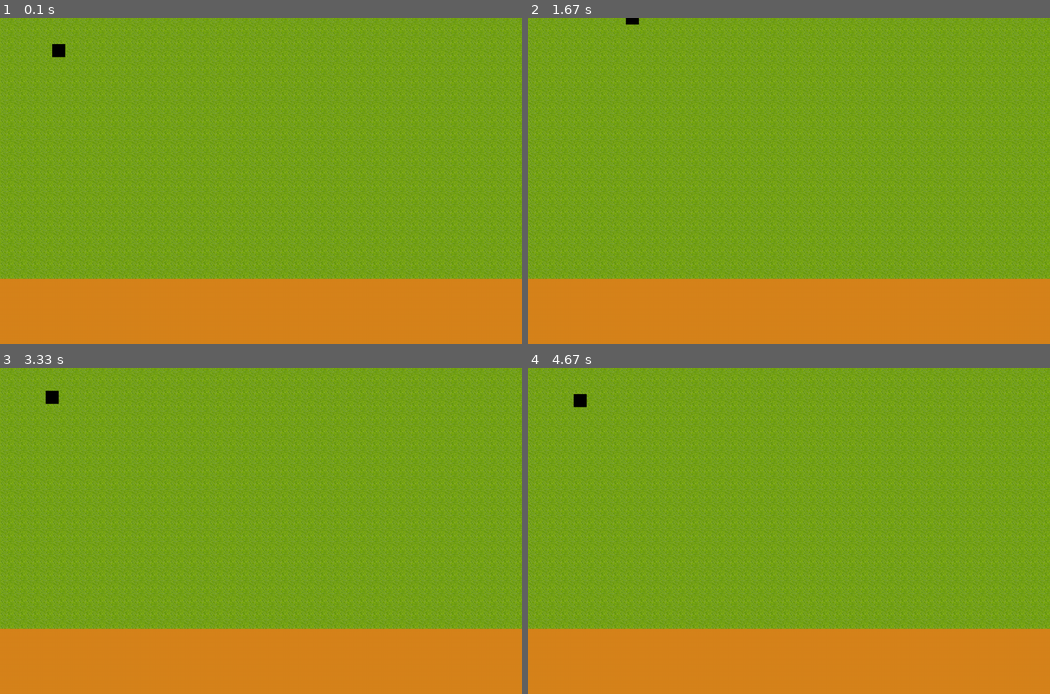
Above: before the commit, frames 1-4 (two rows, left to right).
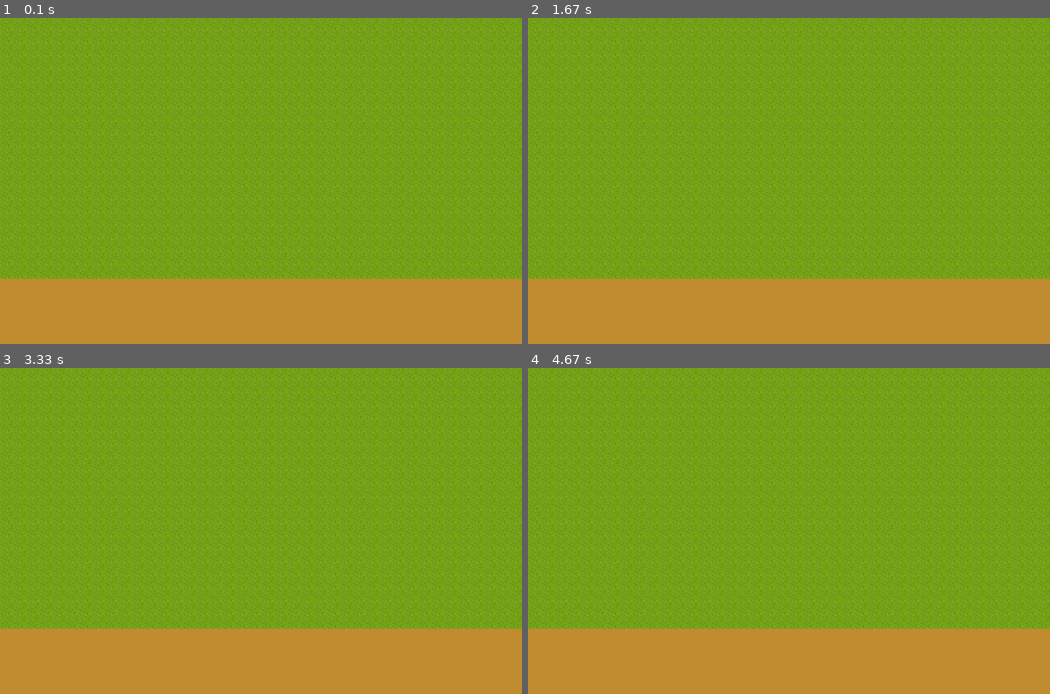
Above: after the commit, the same moments.

Repository: antoinebnm/Pygame-Project-23
Game: pygame game, started from main.py
Same seed, same stepped clock (60 frames per second), same inputs: the game is played once before the commit and once after it.
Inputs:
- Up to frame 1 (0.1 s): no input
- Up to frame 2 (1.67 s): hold R 0.33-0.8 s; hold Right 0.33-0.8 s; hold Up from 1.33 s (still down)
- Up to frame 3 (3.33 s): release Up at 1.8 s; hold Left 2.33-2.87 s; hold Down from 2.9 s (still down)
- Up to frame 4 (4.67 s): release Down at 3.37 s

The runs differ from the first frame. In frame 1, 0.1% of the frame differs, in the area x 10-13%, y 8-13%; in frame 2, less than 0.1%; in frame 3, 0.1%, in the area x 8-12%, y 6-12%; in frame 4, 0.1%.

Commit message:
modified .gitignore & stable version (without player sprite)

Diff:
--- a/config.py
+++ b/config.py
@@ -15,6 +15,7 @@
 TILE_MARGIN = 0
 
 SPRITE_SIZE = 64
+PLAYER_CHARACTER = 'knight'
 
 FPS = 60
 
--- a/main.py
+++ b/main.py
@@ -11,7 +11,7 @@
         pygame.init()
         self.window = pygame.display.set_mode((SCREEN_WIDTH, SCREEN_HEIGHT + LOWER_MARGIN))
         self.screen = pygame.rect.Rect(0, 0, SCREEN_WIDTH, SCREEN_HEIGHT)
-        self.window.fill(pygame.Color(215, 132, 28, 60))
+        self.window.fill(pygame.Color(195, 142, 50, 60))
         self.clock = pygame.time.Clock()
         self.running = True
 
@@ -25,21 +25,21 @@
 
     def new_game(self):
         self.playing = True
-        self.all_sprites = pygame.sprite.LayeredUpdates()
-        self.player = Player(self, 4, 2)
+        self.player = Player(0,10)
 
     def draw_window(self):
         self.window.fill(pygame.Color(0,0,0), self.screen)
-
-        if self.keys[pygame.K_r]:
-            self.random_tiles()
 
         for i in range(self.screen.left, self.screen.right, TILE_SIZE):
             for j in range(self.screen.top, self.screen.bottom, TILE_SIZE):
                 self.window.blit(self.tiles.get_tile(8, 2), (i, j))
 
+        if self.keys[pygame.K_r]:
+            self.random_tiles()
+
         # Load ALL Sprite at the very end ==> else : will not appear on screen
-        self.all_sprites.draw(self.window)
+        self.player.update()
+        self.player.draw_sprite()
         # ___________________________________
 
         pygame.display.flip()
@@ -51,14 +51,14 @@
                 self.playing = False
                 self.running = False
                 pygame.quit()
-                quit()
 
         self.keys = pygame.key.get_pressed()
 
     # Update the game state based on user input and object behavior
     def update(self):
-        self.all_sprites.update()
-        pygame.display.set_caption("{:.2f} FPS".format(self.clock.get_fps()))
+
+        #pygame.display.set_caption("{:.2f} FPS".format(self.clock.get_fps()))
+        pass
 
     # Main game loop
     def main(self):
--- a/sprites.py
+++ b/sprites.py
@@ -2,44 +2,73 @@
 from config import *
 
 path = os.path.dirname(__file__) + "/sprites/"
+screen = pygame.rect.Rect(0, 0, SCREEN_WIDTH, SCREEN_HEIGHT)
+game_screen = pygame.surface.Surface((SCREEN_WIDTH, SCREEN_HEIGHT))
 
-class Player(pygame.sprite.Sprite):
-    def __init__(self, game, x, y):
-        self.game = game
+class Player():
+    def __init__(self, x, y):
         self._layer = PLAYER_LAYER
-        self.groups = self.game.all_sprites
-        pygame.sprite.Sprite.__init__(self, self.groups)
 
         self.x = x * TILE_SIZE
         self.y= y * TILE_SIZE
         self.w = TILE_SIZE
         self.h = TILE_SIZE
 
+        self.player_pos = (self.x, self.y)
+
         self.x_move = 0
         self.y_move = 0
         self.player_facing = "down"
 
-        self.image = pygame.Surface([self.w, self.h])
-        self.rect = self.image.get_rect()
-        self.rect.x = self.x
-        self.rect.y = self.y
+        self.load_player_sprite('knight')
 
-    def load_player_sprite(self):
-        self.image = pygame.image.load(path + 'player.png')
-        surface = pygame.Surface(self.image.get_size())
-        surface.blit(self.image, self.player_pos)
+    def load_player_sprite(self, sprite_name=PLAYER_CHARACTER):
+        self.player_sprites = self.load_sprites((sprite_name + '.png'), 832, 1344)
 
-        player_sprites = PlayerSprite('knight.png', 832, 1344, 21, 13)
-        self.player_sprite = player_sprites.get_sprite(1, 10)
+    def load_sprites(self, filename, width, height):
+        rows = width // SPRITE_SIZE
+        cols = height // SPRITE_SIZE
+        image = pygame.image.load((path + filename)).convert()
+        self.sprite_table = []
+        for tile_x in range(0, cols):
+            line = []
+            self.sprite_table.append(line)
+            for tile_y in range(0, rows):
+                rect = (tile_x * TILE_SIZE, tile_y * TILE_SIZE, SPRITE_SIZE, SPRITE_SIZE)
+                line.append(image.subsurface(rect))
+
+    def get_sprite(self, x_char=1, y_char=10):
+        return self.sprite_table[x_char][y_char]
+
+    def draw_sprite(self):
+        x = self.x
+        y = self.y
+        self.player_sprite = self.get_sprite(0, self.facing_sprite)
+        game_screen.blit(self.player_sprite, (x * SPRITE_SIZE, y * SPRITE_SIZE))
 
     def update(self):
+        self.load_player_sprite()
         self.movements()
+        self.animation()
 
-        self.rect.x += self.x_move
-        self.rect.y += self.y_move
+        self.x += self.x_move
+        self.y += self.y_move
+
+        self.draw_sprite()
 
         self.x_move = 0
         self.y_move = 0
+
+    def animation(self):
+        if self.player_facing == 'up':
+            self.facing_sprite = 8
+        elif self.player_facing == 'left':
+            self.facing_sprite = 9
+        elif self.player_facing == 'down':
+            self.facing_sprite = 10
+        elif self.player_facing == 'right':
+            self.facing_sprite = 11
+
 
     def movements(self):
         keys = pygame.key.get_pressed()
@@ -56,21 +85,3 @@
         if keys[PLAYER_DOWN_KEY]:
             self.y_move += PLAYER_SPEED
             self.player_facing = "down"
-
-class PlayerSprite():
-    def __init__(self, filename, width, height, rows, cols):
-        image = pygame.image.load((path + filename)).convert()
-        self.sprite_table = []
-        for tile_x in range(0, cols):
-            line = []
-            self.sprite_table.append(line)
-            for tile_y in range(0, rows):
-                rect = (tile_x * SPRITE_SIZE, tile_y * SPRITE_SIZE, SPRITE_SIZE, SPRITE_SIZE)
-                line.append(image.subsurface(rect))
-
-    def get_sprite(self, x, y):
-        return self.sprite_table[x][y]
-
-    def draw_sprite(self, screen, x ,y):
-        self.sprite = self.get_sprite(0, 10)
-        screen.blit(self.sprite, (x * SPRITE_SIZE, y * SPRITE_SIZE))
Not shown, changed: .gitignore
